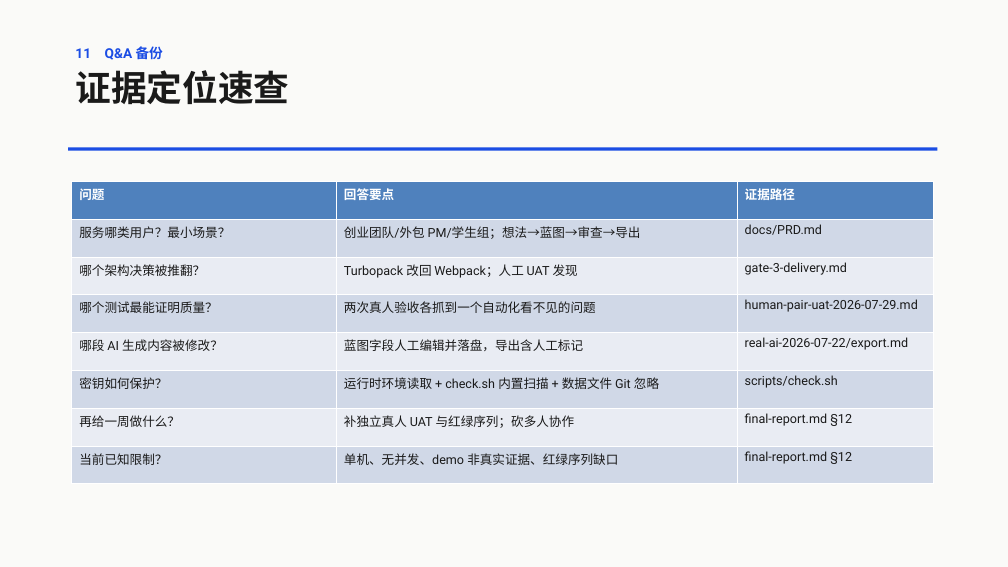
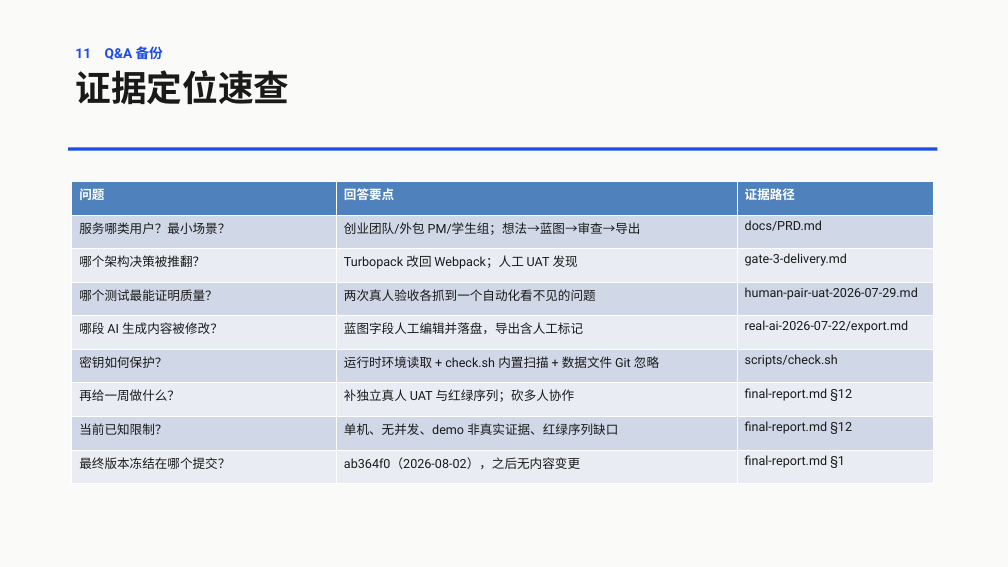
Before and after one commit to xuzihan0823/msd-2510631109-arena-lite, a slide deck: slide 12 of projects/launchspec-ai/submissions/2510631109-launchspec-ai-defense.pptx. Drawn at 1008x567 pixels with LibreOffice and Linux fonts; fonts in the diff are those of the drawing. Boxes give left, top, right and bottom in pixels: in the first picture for what was removed or moved away, otherwise in the second. Text is boxed around its words. In the diff, an @@ line names an element or a change of style, - is before the commit and + after.

```diff
--- a/projects/launchspec-ai/submissions/2510631109-launchspec-ai-defense.pptx
+++ b/projects/launchspec-ai/submissions/2510631109-launchspec-ai-defense.pptx
@@ table at bbox=[72, 181, 934, 484] @@
+row 9: 最终版本冻结在哪个提交？ | ab364f0（2026-08-02），之后无内容变更 | final-report.md §1
```
Also in this commit, not shown: 1 other slide changed, 3 other files.
